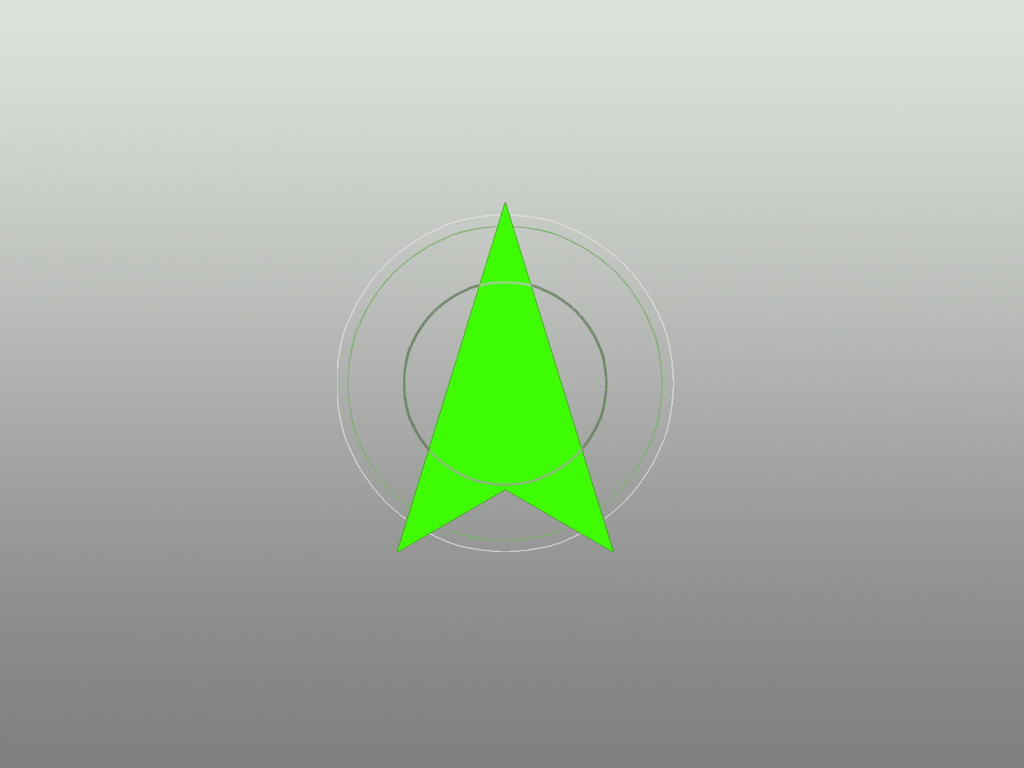
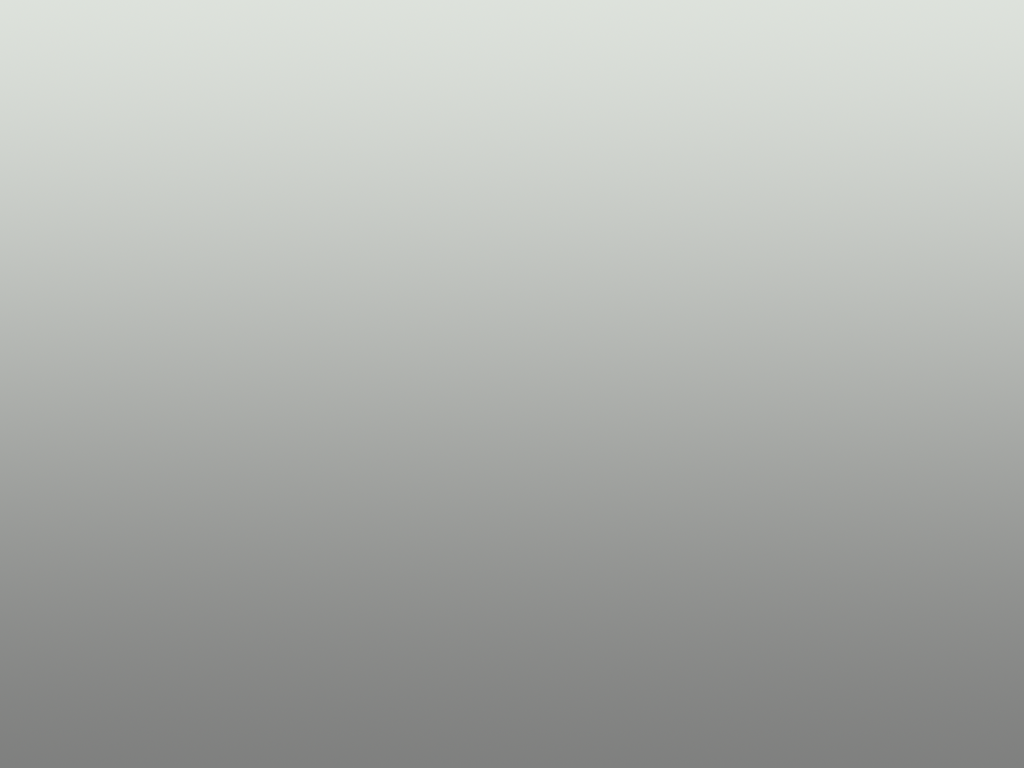
Before/after of a 1024 x 768 layered artwork. What changed in the layer stack:
removed layer "solo-oss-demo" over [337, 202, 674, 552]
